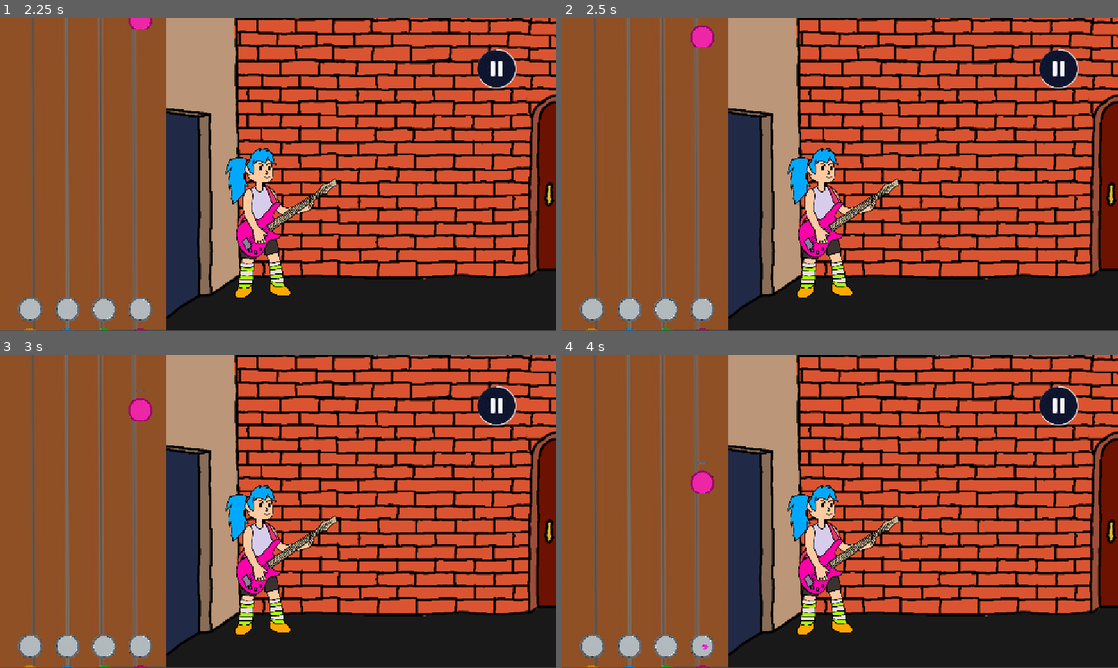
Above: before the commit, frames 1-4 (two rows, left to right).
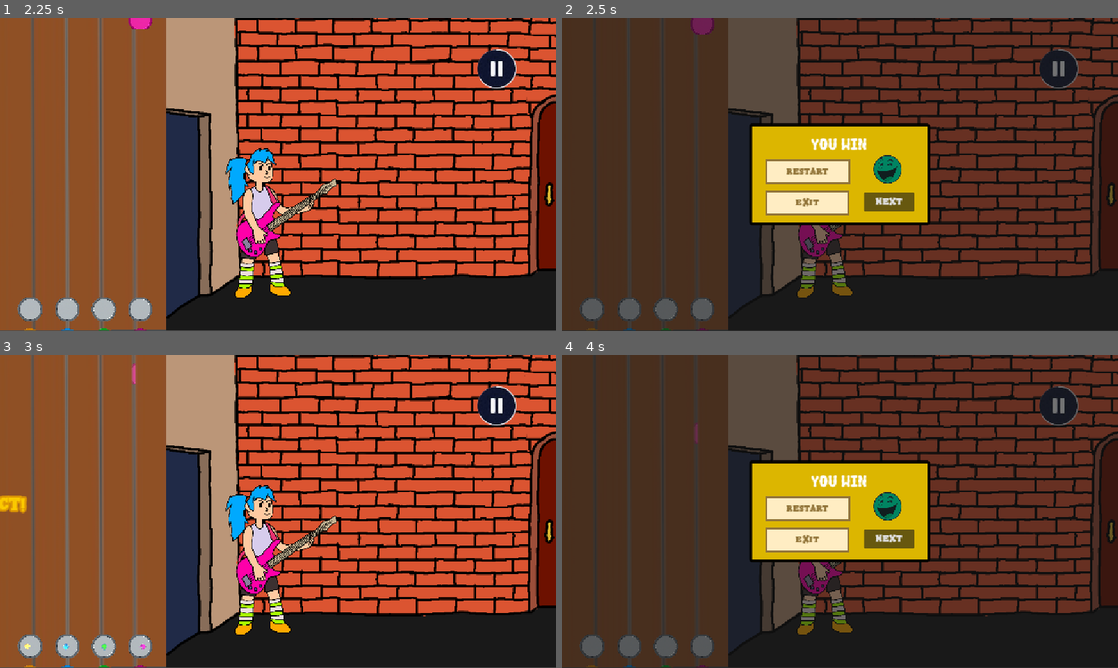
Above: after the commit, the same moments.

Repository: sofiamatosg/Wave-of-Mutilation
Game: Godot game, scene res://levels/main.tscn
The game is run twice, just before and just after one commit, with the same random seed, the same clock (stepped at 60 frames per second) and the same inputs.
Inputs (mouse positions are in pixels of both pictures, inside the frame that each line leads up to):
- Up to frame 1 (2.25 s): click "Ride the wave" at 0.5 s; click (500, 68) at 1.25 s; click "Continue" at 2 s
- Up to frame 2 (2.5 s): no input
- Up to frame 3 (3 s): click (244, 508) at 2.75 s, where only the run after the commit has a clickable "Restart"
- Up to frame 4 (4 s): tap Enter at 3.5 s; move the mouse to (962, 495) at 3.52 s; hold F (button_right) from 3.53 s (still down)

Frame 1 is identical in both runs. In frame 2, 79% of the frame differs, in the area x 0-100%, y 0-100%; in frame 3, 0.6%; in frame 4, 79%.

Commit message:
;)

Diff:
--- /dev/null
+++ b/levels/game_leve2l.tscn
@@ -0,0 +1,94 @@
+[gd_scene load_steps=14 format=3 uid="uid://rsx4v88h002y"]
+
+[ext_resource type="Texture2D" uid="uid://dwmfhaqkv4eqg" path="res://art/background.png" id="1_mii4g"]
+[ext_resource type="PackedScene" uid="uid://c0c5bk8q4botv" path="res://objects/key_listener.tscn" id="2_rdsv0"]
+[ext_resource type="Texture2D" uid="uid://dyjhtkmrm4ajt" path="res://art/Ícones Coloridos e Simples.png" id="3_whdab"]
+[ext_resource type="PackedScene" uid="uid://bjbdbok88dyfc" path="res://objects/falling_key.tscn" id="4_phv1y"]
+[ext_resource type="PackedScene" uid="uid://cgx2o2xtebrgv" path="res://objects/hold_tail.tscn" id="5_mfgeb"]
+[ext_resource type="PackedScene" uid="uid://my0vyubbvhxn" path="res://levels/game_ui.tscn" id="6_sgaq2"]
+[ext_resource type="PackedScene" uid="uid://dsoxkm5i4lmjp" path="res://level_editor.tscn" id="7_8i1r4"]
+[ext_resource type="PackedScene" uid="uid://bn0jgwmv7lc28" path="res://objects/audio_control.tscn" id="8_d163y"]
+[ext_resource type="PackedScene" uid="uid://b3aseihpqe6e3" path="res://objects/player.tscn" id="9_43c8h"]
+[ext_resource type="Texture2D" uid="uid://d02e2o072m6li" path="res://art/bass.png" id="10_axrnb"]
+[ext_resource type="PackedScene" uid="uid://d2h7qqroxyx8n" path="res://objects/enemy.tscn" id="11_0gegn"]
+[ext_resource type="Script" uid="uid://chdqggcye25kp" path="res://objects/enemy.gd" id="12_rr06r"]
+
+[sub_resource type="Environment" id="Environment_d65c1"]
+background_mode = 3
+glow_enabled = true
+
+[node name="GameLevel" type="Node2D"]
+
+[node name="Camera2D" type="Camera2D" parent="."]
+
+[node name="Background" type="Sprite2D" parent="."]
+position = Vector2(172, -3.00002)
+scale = Vector2(1.17101, 1.18464)
+texture = ExtResource("1_mii4g")
+
+[node name="key_listener" parent="." instance=ExtResource("2_rdsv0")]
+position = Vector2(-520, 280)
+scale = Vector2(0.25, 0.25)
+texture = ExtResource("3_whdab")
+key_name = "button_left"
+
+[node name="key_listener2" parent="." instance=ExtResource("2_rdsv0")]
+position = Vector2(-440, 280)
+scale = Vector2(0.25, 0.25)
+texture = ExtResource("3_whdab")
+frame = 1
+key_name = "button_down"
+
+[node name="key_listener3" parent="." instance=ExtResource("2_rdsv0")]
+position = Vector2(-360, 280)
+scale = Vector2(0.25, 0.25)
+texture = ExtResource("3_whdab")
+frame = 2
+key_name = "button_up"
+
+[node name="key_listener4" parent="." instance=ExtResource("2_rdsv0")]
+position = Vector2(-280, 280)
+scale = Vector2(0.25, 0.25)
+texture = ExtResource("3_whdab")
+frame = 3
+key_name = "button_right"
+
+[node name="FallingKey" parent="." instance=ExtResource("4_phv1y")]
+position = Vector2(-120, -350)
+
+[node name="HoldTail" parent="FallingKey" instance=ExtResource("5_mfgeb")]
+visible = false
+scale = Vector2(8, 12.874)
+
+[node name="GameUI" parent="." instance=ExtResource("6_sgaq2")]
+z_index = 1
+offset_left = -603.0
+offset_top = -276.0
+offset_right = -603.0
+offset_bottom = -276.0
+
+[node name="WorldEnvironment" type="WorldEnvironment" parent="."]
+environment = SubResource("Environment_d65c1")
+
+[node name="LevelEditor" parent="." instance=ExtResource("7_8i1r4")]
+
+[node name="AudioControl" parent="." instance=ExtResource("8_d163y")]
+
+[node name="Player" parent="." instance=ExtResource("9_43c8h")]
+position = Vector2(0, 100)
+
+[node name="Bass" type="TextureRect" parent="."]
+z_index = -1
+offset_left = -833.0
+offset_top = 323.0
+offset_right = -185.0
+offset_bottom = 1254.0
+rotation = -1.57512
+texture = ExtResource("10_axrnb")
+
+[node name="Enemy" parent="." instance=ExtResource("11_0gegn")]
+position = Vector2(660, 160)
+up_direction = Vector2(0, 1)
+script = ExtResource("12_rr06r")
+
+[node name="TileMapLayer" type="TileMapLayer" parent="."]
--- a/levels/game_ui.gd
+++ b/levels/game_ui.gd
@@ -7,7 +7,7 @@
 	Signals.IncrementScore.connect(IncrementScore)
 	Signals.IncrementCombo.connect(IncrementCombo)
 	Signals.ResetCombo.connect(ResetCombo)
-	Signals.Win.connect(Win)
+
 	ResetCombo()
 
 func IncrementScore(incr:int):
@@ -21,6 +21,3 @@
 func ResetCombo():
 	combo_count = 0
 	%ComboLabel.text =  " "
-
-func Win():
-	print("tomato")
--- a/levels/game_ui.tscn
+++ b/levels/game_ui.tscn
@@ -11,6 +11,8 @@
 [ext_resource type="Texture2D" uid="uid://ci05im8q1nmnh" path="res://art/360_F_530663142_QTG97MsHYkWxjpMhx2w6ROYxi07I9ct2-removebg-preview.png" id="8_k3x48"]
 [ext_resource type="Script" uid="uid://b2qh11q0qtjiw" path="res://levels/lost.gd" id="9_fcmbl"]
 [ext_resource type="Script" uid="uid://b0lihydtt60ck" path="res://levels/sfx_slider.gd" id="9_ufduk"]
+[ext_resource type="Script" uid="uid://ctl3jocqyqynm" path="res://levels/win.gd" id="12_pxbww"]
+[ext_resource type="Texture2D" uid="uid://qms8fhvwvv6p" path="res://art/smiley_face.png" id="13_0xb6s"]
 
 [sub_resource type="StyleBoxFlat" id="StyleBoxFlat_fcmbl"]
 bg_color = Color(1, 0.882353, 0.584314, 0.996078)
@@ -380,6 +382,86 @@
 grow_vertical = 2
 theme_override_styles/panel = SubResource("StyleBoxFlat_k3x48")
 
+[node name="Win" type="Node" parent="CanvasLayer"]
+script = ExtResource("12_pxbww")
+
+[node name="WinPanel" type="Panel" parent="CanvasLayer/Win"]
+visible = false
+offset_left = -5.0
+offset_top = -10.0
+offset_right = 1161.0
+offset_bottom = 660.0
+
+[node name="RichTextLabel" type="RichTextLabel" parent="CanvasLayer/Win/WinPanel"]
+z_index = 1
+layout_mode = 0
+offset_left = 520.0
+offset_top = 257.0
+offset_right = 663.0
+offset_bottom = 292.0
+theme_override_fonts/normal_font = ExtResource("5_p3b1a")
+theme_override_font_sizes/normal_font_size = 30
+text = "You win"
+
+[node name="RestartButton" type="Button" parent="CanvasLayer/Win/WinPanel"]
+process_mode = 3
+z_index = 1
+layout_mode = 0
+offset_left = 426.0
+offset_top = 302.0
+offset_right = 601.0
+offset_bottom = 353.0
+theme_override_colors/font_color = Color(0.576471, 0.462745, 0.231373, 1)
+theme_override_fonts/font = ExtResource("7_p3vix")
+theme_override_styles/normal = SubResource("StyleBoxFlat_ufduk")
+text = "Restart"
+
+[node name="ExitButton" type="Button" parent="CanvasLayer/Win/WinPanel"]
+process_mode = 3
+z_index = 1
+layout_mode = 0
+offset_left = 425.0
+offset_top = 366.0
+offset_right = 600.0
+offset_bottom = 417.0
+theme_override_colors/font_color = Color(0.576471, 0.462745, 0.231373, 1)
+theme_override_fonts/font = ExtResource("7_p3vix")
+theme_override_styles/normal = SubResource("StyleBoxFlat_ufduk")
+text = "Exit
+"
+
+[node name="Sprite2D" type="Sprite2D" parent="CanvasLayer/Win/WinPanel"]
+z_index = 1
+position = Vector2(679, 315)
+scale = Vector2(0.3, 0.3)
+texture = ExtResource("13_0xb6s")
+
+[node name="NextButton" type="Button" parent="CanvasLayer/Win/WinPanel"]
+process_mode = 3
+z_index = 1
+offset_left = 630.0
+offset_top = 370.0
+offset_right = 734.0
+offset_bottom = 410.0
+theme_override_fonts/font = ExtResource("7_p3vix")
+text = "Next"
+
+[node name="BackWinPanel" type="Panel" parent="CanvasLayer/Win"]
+unique_name_in_owner = true
+visible = false
+anchors_preset = 8
+anchor_left = 0.5
+anchor_top = 0.5
+anchor_right = 0.5
+anchor_bottom = 0.5
+offset_left = -189.5
+offset_top = -106.0
+offset_right = 185.5
+offset_bottom = 104.0
+grow_horizontal = 2
+grow_vertical = 2
+theme_override_styles/panel = SubResource("StyleBoxFlat_k3x48")
+
 [connection signal="pressed" from="CanvasLayer/Pause/PausePanel/OptionsButton" to="CanvasLayer/Pause" method="_on_options_button_pressed"]
 [connection signal="pressed" from="CanvasLayer/Pause/PausePanel/MenuButton" to="CanvasLayer/Pause" method="_on_menu_button_pressed"]
 [connection signal="pressed" from="CanvasLayer/Pause/PausePanel/ContinueButton" to="CanvasLayer/Pause" method="_on_continue_button_pressed"]
@@ -389,3 +471,5 @@
 [connection signal="pressed" from="CanvasLayer/PauseButton" to="CanvasLayer/Pause" method="_on_pause_button_pressed"]
 [connection signal="pressed" from="CanvasLayer/Lost/LostPanel/RestartButton" to="CanvasLayer/Lost" method="_on_restart_button_pressed"]
 [connection signal="pressed" from="CanvasLayer/Lost/LostPanel/ExitButton" to="CanvasLayer/Lost" method="_on_exit_button_pressed"]
+[connection signal="pressed" from="CanvasLayer/Win/WinPanel/RestartButton" to="CanvasLayer/Win" method="_on_restart_button_pressed"]
+[connection signal="pressed" from="CanvasLayer/Win/WinPanel/ExitButton" to="CanvasLayer/Win" method="_on_exit_button_pressed"]
--- a/levels/pause.gd
+++ b/levels/pause.gd
@@ -8,6 +8,7 @@
 @onready var music_slider: HSlider = %MusicSlider
 @onready var sfx_symbol: Sprite2D = %SFXSymbol
 @onready var sfx_slider: HSlider = %SFXSlider
+
 
 
 
@@ -66,3 +67,7 @@
 	back_panel.show()
 	pause_button.hide()
 	options_panel.hide()
+
+
+func _on_next_button_pressed() -> void:
+	pass # Replace with function body.
--- /dev/null
+++ b/levels/win.gd
@@ -0,0 +1,32 @@
+extends Node
+
+@onready var win_panel: Panel = $WinPanel
+@onready var restart_button: Button = $WinPanel/RestartButton
+@onready var exit_button: Button = $WinPanel/ExitButton
+@onready var back_win_panel: Panel = %BackWinPanel
+
+
+
+# Called when the node enters the scene tree for the first time.
+func _ready() -> void:
+	back_win_panel.mouse_filter = Control.MOUSE_FILTER_IGNORE
+	Signals.Win.connect(Win)
+	win_panel.hide()
+	back_win_panel.hide()
+func Win():
+	get_tree().paused = true
+	win_panel.show()
+	back_win_panel.show()
+
+func _on_exit_button_pressed() -> void:
+	get_tree().paused = false
+	win_panel.hide()
+	back_win_panel.hide()
+	get_tree().change_scene_to_file("res://levels/main.tscn")
+
+
+func _on_restart_button_pressed() -> void:
+	get_tree().paused = false
+	win_panel.hide()
+	back_win_panel.hide()
+	get_tree().reload_current_scene()
--- a/objects/audio_control.gd
+++ b/objects/audio_control.gd
@@ -3,12 +3,20 @@
 
 # Called when the node enters the scene tree for the first time.
 func _ready() -> void:
-	await get_tree().create_timer(0.5).timeout  # Wait 3 seconds
+	await get_tree().create_timer(0.5).timeout
 	$Drive.play()
 	Signals.Lost.connect(Lost)
 	Signals.ResetCombo.connect(ResetCombo)
+	Signals.Win.connect(Win)
+	$Drive.finished.connect(_on_drive_finished)
+
 func Lost():
 	$Lose.play()
 
 func ResetCombo():
 	$Break.play()
+func _on_drive_finished():
+	Signals.Win.emit()
+	print("winwin")
+func Win():
+	$Win.play()
--- a/objects/key_listener.gd
+++ b/objects/key_listener.gd
@@ -80,7 +80,8 @@
 			st_inst.SetTextInfo(press_score_text)
 			st_inst.global_position = global_position + Vector2(0, -15)
 	else:
-		Signals.Win.emit()
+		#Signals.Win.emit()
+		print("awerwer")
 func CreateFallingKey(button_name: String):
 	if button_name == key_name:
 		var fk_inst = falling_key.instantiate()
Binary file added: art/smiley_face.png
Not shown, added: art/smiley_face.png.import
Not shown: 1 places in levels/game_ui.tscn that only renumber resources
Not shown, added: levels/win.gd.uid
